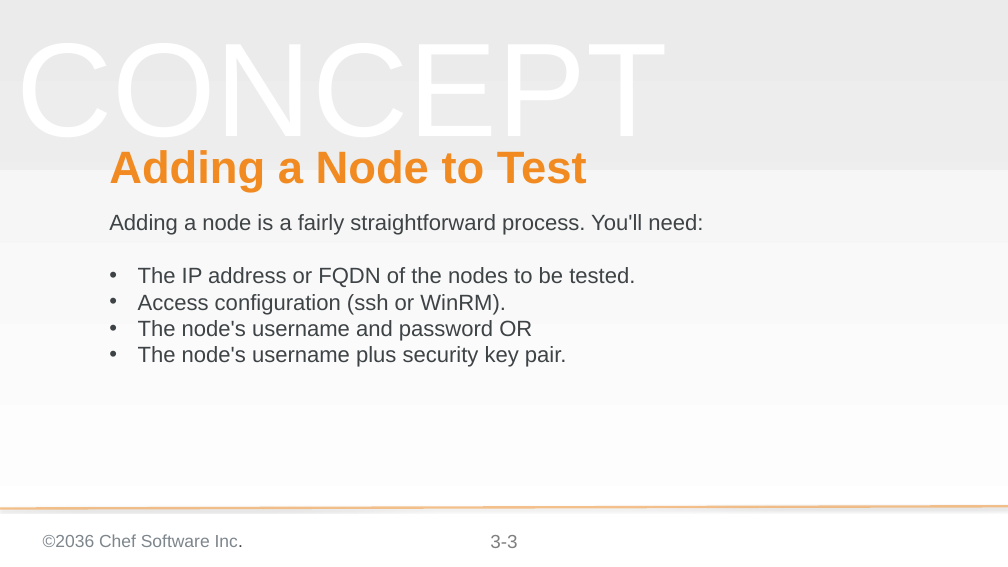
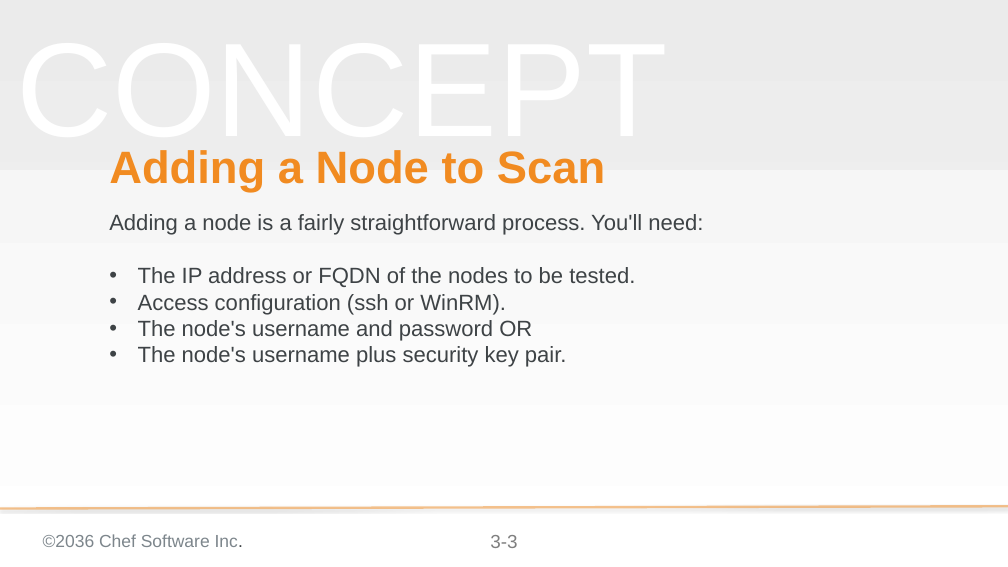
Before and after one commit to bchamby/chef-compliance-installation-configuration-operation, a slide deck: slide 3 of 03-initial-configuration-scans.pptx. Drawn at 1008x567 pixels with LibreOffice and Linux fonts; fonts in the diff are those of the drawing; background and template pictures are left out. Boxes give left, top, right and bottom in pixels: in the first picture for what was removed or moved away, otherwise in the second. Text is boxed around its words. In the diff, an @@ line names an element or a change of style, - is before the commit and + after.

```diff
--- a/03-initial-configuration-scans.pptx
+++ b/03-initial-configuration-scans.pptx
@@ title at [109,150,605,192]: text changed @@
-Adding a Node to Test
+Adding a Node to Scan
```
Also in this commit, not shown: 4 other slides changed.
